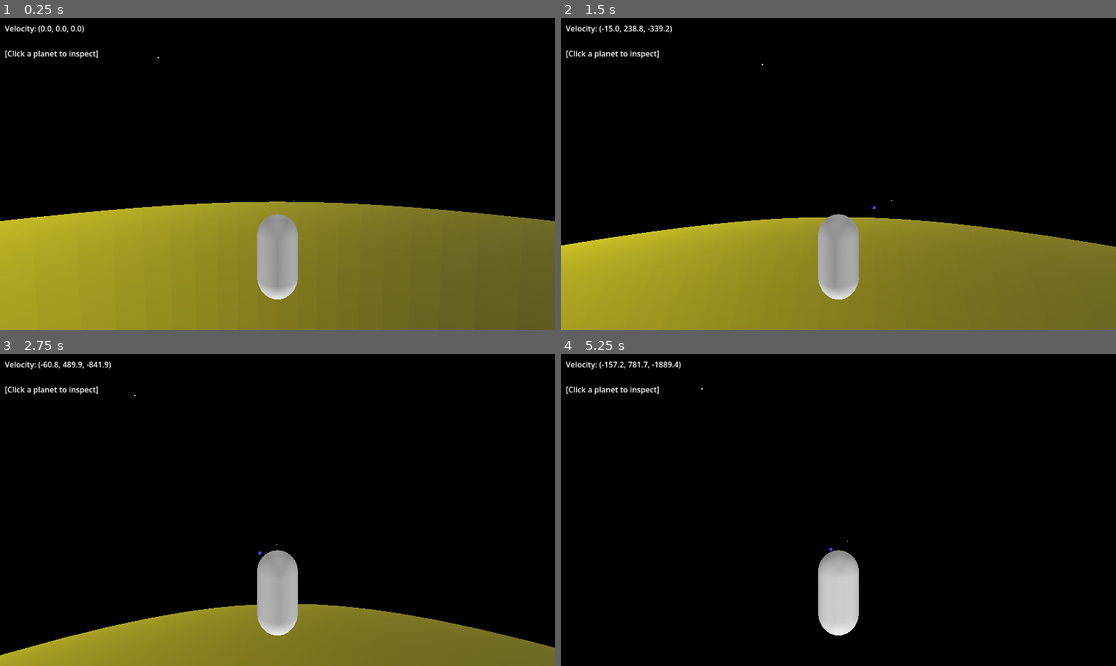
Above: before the commit, frames 1-4 (two rows, left to right).
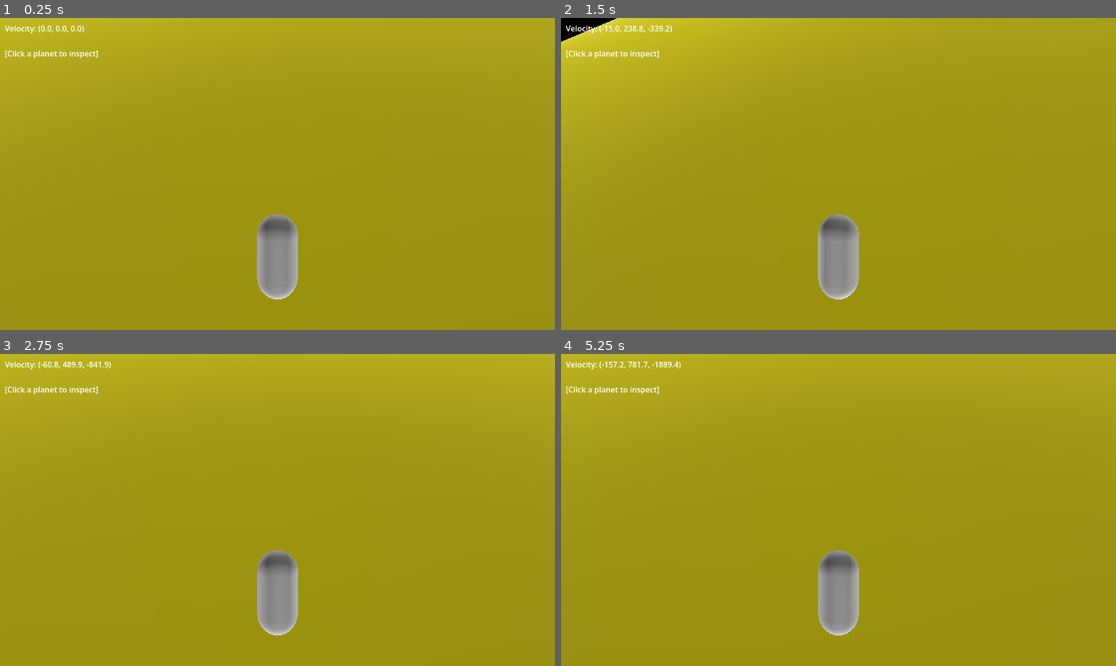
Above: after the commit, the same moments.

Repository: egreene-alpineedge/universe
Game: Godot game, scene res://real_gravity.tscn
Same seed, same stepped clock (60 frames per second), same inputs: the game is played once before the commit and once after it. This scene is started directly instead of the project's main scene. A sky picture missing from this copy of the repository is replaced by a grey-blue gradient.
Inputs (mouse positions are in pixels of both pictures, inside the frame that each line leads up to):
- Up to frame 1 (0.25 s): no input
- Up to frame 2 (1.5 s): tap A at 0.5, 1.25 s; move the mouse to (866, 174) at 0.52 s; hold Shift 0.53-1.28 s; hold W from 0.53 s (still down); click (866, 174) at 0.67 s; tap Space at 0.77 s; move the mouse to (810, 174) at 1.27 s; tap Ctrl at 1.35 s
- Up to frame 3 (2.75 s): keep holding W; tap Space at 1.52 s; tap A at 2 s; move the mouse to (288, 503) at 2.02 s; hold Shift from 2.03 s (still down)
- Up to frame 4 (5.25 s): keep holding W; tap A at 2.75, 3.5, 4.25 s; move the mouse to (832, 516) at 2.77 s; release Shift at 2.78 s; tap Ctrl at 2.85, 4.35 s; click (832, 516) at 2.92 s; tap Space at 3.02, 3.77, 4.52 s; move the mouse to (877, 513) at 3.52 s; hold Shift 3.53-4.28 s; move the mouse to (794, 506) at 4.27 s; move the mouse to (844, 510) at 5.02 s; hold Shift from 5.03 s (still down); click (844, 510) at 5.17 s

The runs differ from the first frame. In frame 1, 81% of the frame differs, in the area x 0-100%, y 0-100%; in frame 2, 82%; in frame 3, 93%; in frame 4, 100%.

Commit message:
Fixed player physics

Diff:
--- a/universe/player.gd
+++ b/universe/player.gd
@@ -19,6 +19,7 @@
 @export var mass: float = 1
 @export var acceleration: float = 500.0
 @export var damping: float = 0.0  # 0 = no drag (space), 0.99 = heavy drag
+@export var origin_shift_threshold: float = 10000.0
 var player_velocity: Vector3 = Vector3.ZERO
 
 ## Accumulated pitch so we can clamp it independently of yaw.
@@ -73,7 +74,20 @@
 		rotation.x = _pitch
 
 
+func _shift_origin() -> void:
+	if global_position.length_squared() < origin_shift_threshold * origin_shift_threshold:
+		return
+	var offset := global_position
+	for node in get_tree().root.get_children():
+		if node == self:
+			continue
+		if node is Node3D:
+			node.global_position -= offset
+	global_position = Vector3.ZERO
+
+
 func _physics_process(delta: float) -> void:
+	_shift_origin()
 	# --- Accumulate thrust into player_velocity ---
 	var thrust := Vector3.ZERO
 
@@ -105,8 +119,8 @@
 		else:
 			player_velocity = target
 
-	if gravity_enabled:
-		_apply_gravity(delta)
+	#if gravity_enabled:
+		#_apply_gravity(delta)
 
 	var motion := player_velocity * delta + _gravity_velocity * delta
 	var collision := move_and_collide(motion)
@@ -135,6 +149,7 @@
 	if is_instance_valid(_camera):
 		_camera.global_position = global_position + global_transform.basis * camera_offset
 		_camera.global_rotation = global_rotation
+
 
 func _try_select_body() -> void:
 	if not is_instance_valid(_camera):
